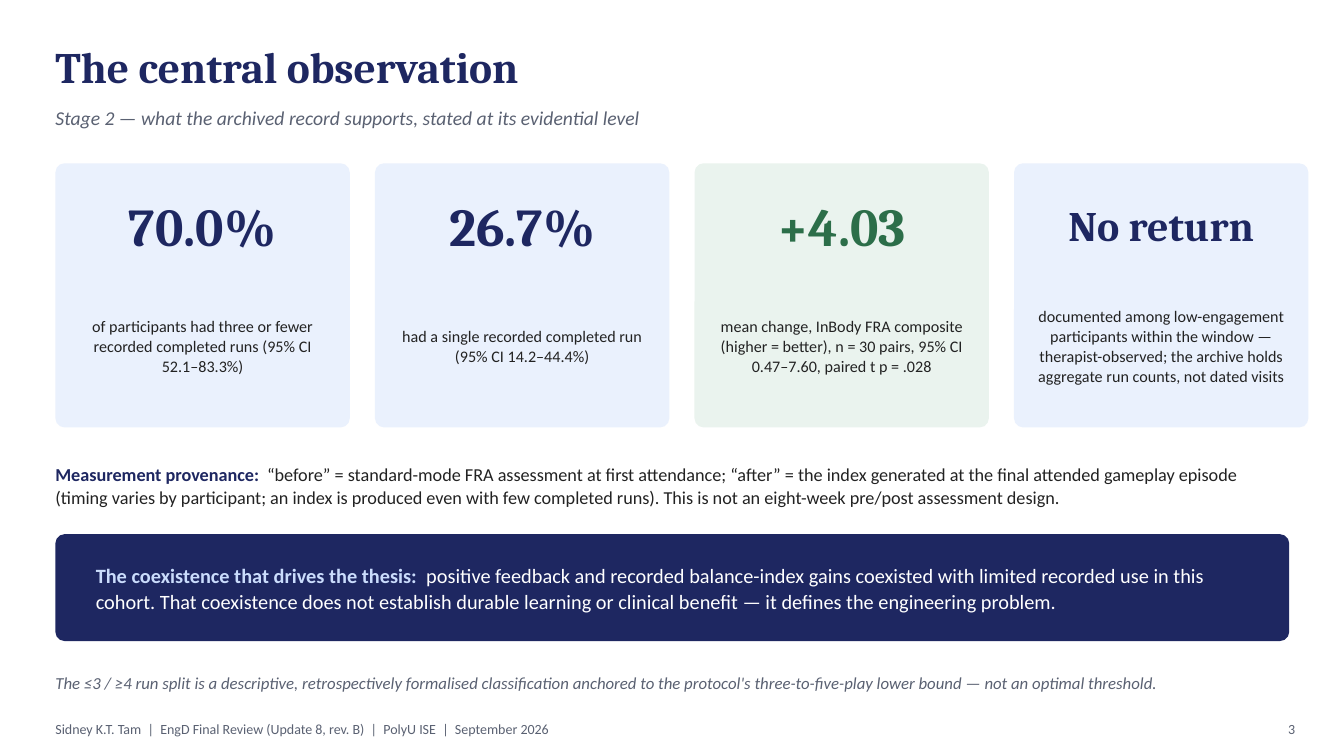
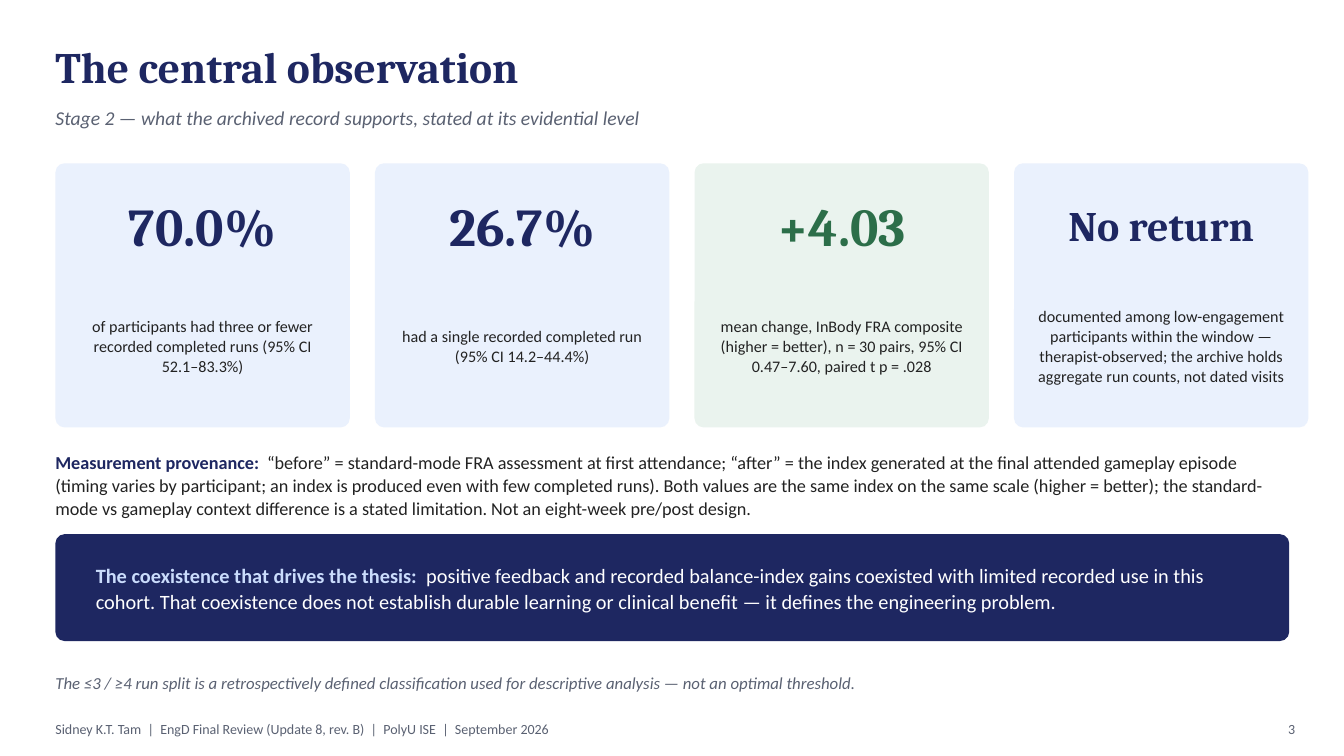
Before and after one commit to leicatam/gamification, a slide deck: slide 3 of docs/presentations/EngD_Update_8_Final_Review_September2026_revB.pptx. Drawn at 1344x756 pixels with LibreOffice and Linux fonts; fonts in the diff are those of the drawing. Boxes give left, top, right and bottom in pixels: in the first picture for what was removed or moved away, otherwise in the second. Text is boxed around its words. In the diff, an @@ line names an element or a change of style, - is before the commit and + after.

```diff
--- a/docs/presentations/EngD_Update_8_Final_Review_September2026_revB.pptx
+++ b/docs/presentations/EngD_Update_8_Final_Review_September2026_revB.pptx
@@ text at box(55, 456, 1262, 518): text changed @@
-Measurement provenance: “before” = standard-mode FRA assessment at first attendance; “after” = the index generated at the final attended gameplay episode (timing varies by participant; an index is produced even with few completed runs). This is not an eight-week pre/post assessment design.
+Measurement provenance: “before” = standard-mode FRA assessment at first attendance; “after” = the index generated at the final attended gameplay episode (timing varies by participant; an index is produced even with few completed runs). Both values are the same index on the same scale (higher = better); the standard-mode vs gameplay context difference is a stated limitation. Not an eight-week pre/post design.
@@ text at box(55, 677, 855, 692): text changed @@
-The ≤3 / ≥4 run split is a descriptive, retrospectively formalised classification anchored to the protocol's three-to-five-play lower bound — not an optimal threshold.
+The ≤3 / ≥4 run split is a retrospectively defined classification used for descriptive analysis — not an optimal threshold.
```
Also in this commit, not shown: 6 other slides changed, 2 other files.
